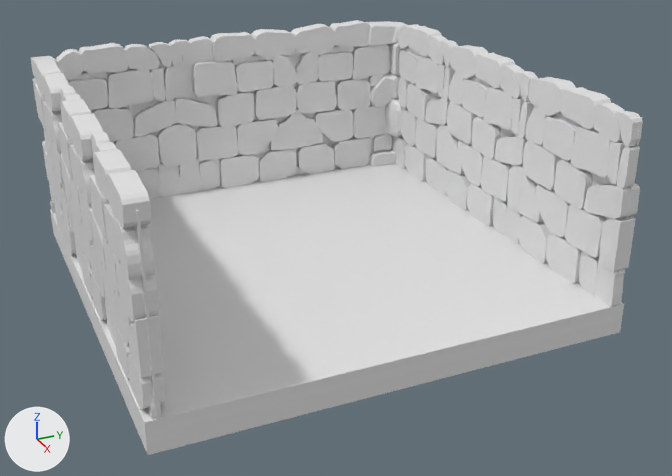
The FBX model Labyrinth/Assets/--Labyrinth/Models/New Scale/EndRoomW.fbx: old version first, new version second.
Before and after are seen from a 50 mm lens placed at (16.22, -6.63, 8.9), pointed at (0.66, 0.38, 1.11). Every picture has the same lights, and +X, +Y and +Z are marked at lower left.

Names of what the first picture shows: 'CornerBricks.002', 'Floor Tile 8. Base spot.018'.
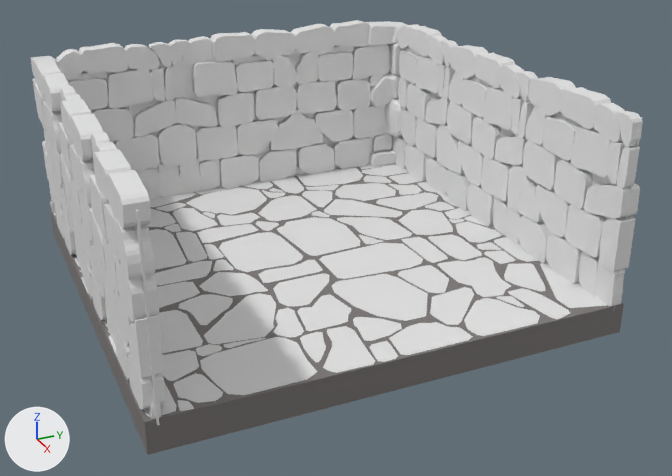
Location of each change, [x1, y1, x2, y2] in pixels of the pictures (672 x 476 px):
'Floor Tile 8. Base spot.018', reshaped, moved
    both: [50, 163, 624, 455]
part 1 of me_cube_1140, added
    after: [50, 163, 623, 422]
part 2 of me_cube_1140, recoloured
    both: [123, 304, 624, 455]

What changed in the scene script:
```text
Add mat_material_004:
    mat_material_004 = principled_material('Material.004')
    mat_material_004.base_color = (0.194, 0.179, 0.175)  # grey #7a7574
Change me_cube_1140:
    used by ob_floor_tile_8__base_spot_018; location = (0.01, 0.0, 0.3)
    remove me_cube_1140.from_pydata(...)  # 8 vertices, 6 faces; spans x -4.49..4.52, y -4.5..4.5, z -0.3..0.3
    add me_cube_1140.from_pydata(...)  # 4499 vertices, 2528 faces; spans x -4.49..4.52, y -4.5..4.5, z -0.3..0.3
    me_cube_1140 part 1: 4491 vertices added at x -4.47..4.5, y -4.5..4.48, z -0.16..0.3
    me_cube_1140 part 2: 5 faces spanning x -4.49..4.52, y -4.5..4.5, z -0.3..0.3 switch from mat_material (white #e7e7e7) to mat_material_004 (grey #7a7574)
Change ob_floor_tile_8__base_spot_018:
    ob_floor_tile_8__base_spot_018.location: (0.01, 0.0, 0.3) -> (-0.01, 0.0, 0.3)
```
